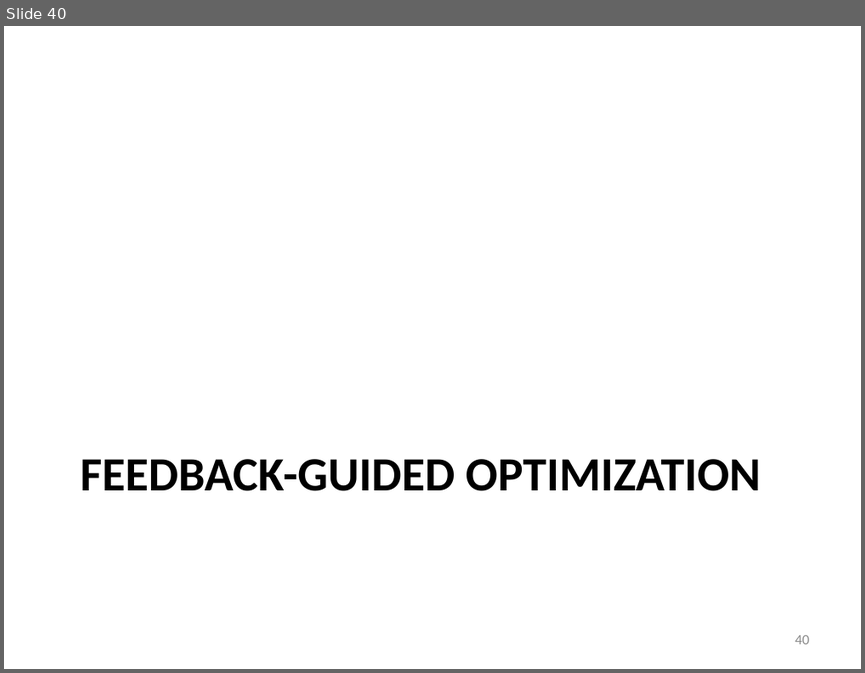
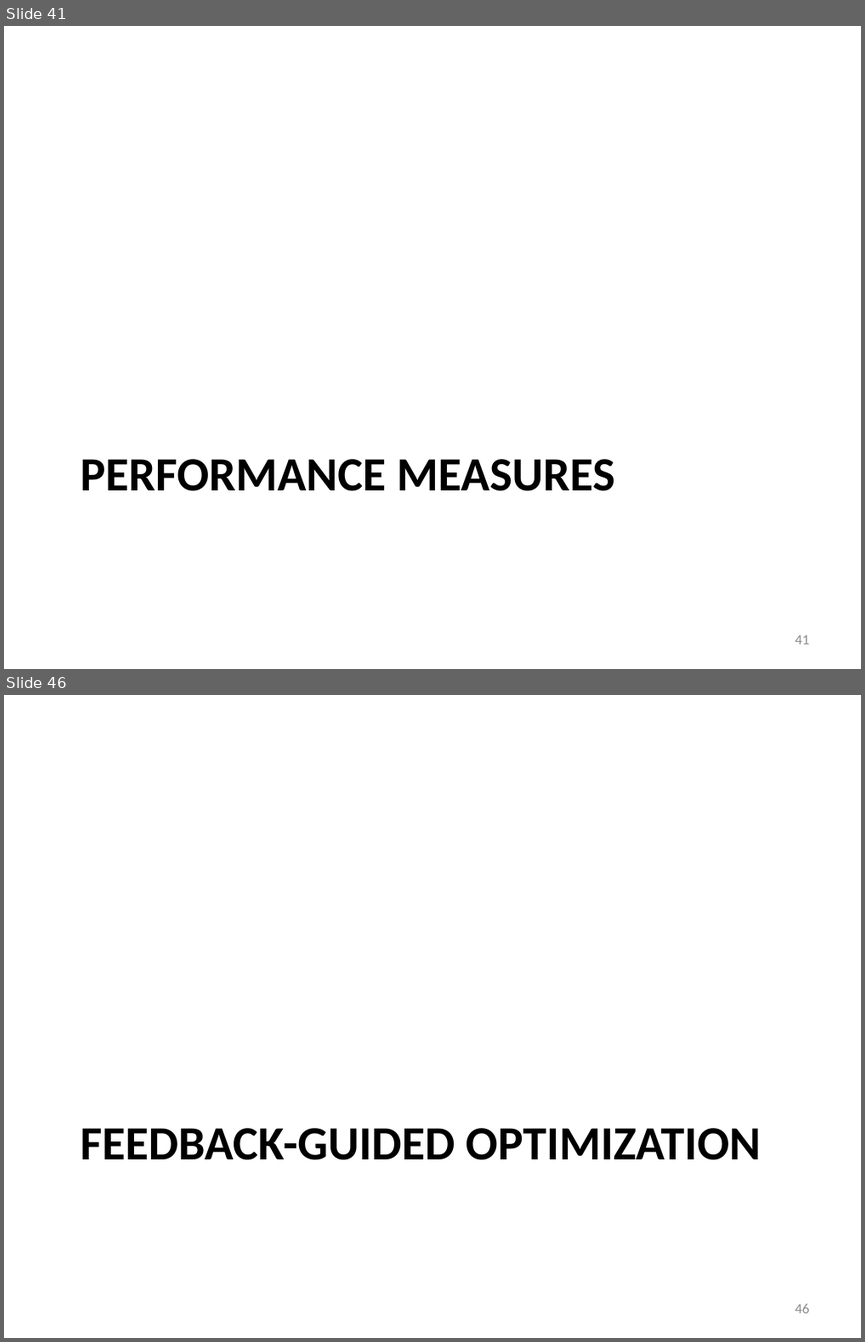
Before and after one commit to gjbex/training-material, a slide deck: Optimization/hpc_efficiency.pptx. Shown one above the other, each under a label of ours: slide 40 before the commit, slides 41 and 46 after it; the slides between them are not shown. The pictures are 865x673 and 865x1342 pixels, drawn with LibreOffice and Linux fonts; fonts in the diff are those of the drawing. Boxes give left, top, right and bottom in pixels: in the first picture for what was removed or moved away, otherwise in the second. Text is boxed around its words. In the diff, an @@ line names an element or a change of style, - is before the commit and + after.

```diff
--- a/Optimization/hpc_efficiency.pptx
+++ b/Optimization/hpc_efficiency.pptx
@@ slide 41 added at <box>4,26,861,669</box>, background #FFFFFF @@
@@ title added at <box>80,459,615,491</box>, 40 pt, text #000000, bold @@
+PERFORMANCE MEASURES
@@ page number added at <box>794,635,809,644</box>, 12 pt, text #8C8C8C @@
+41
@@ what was slide 40 is now slide 46 @@
@@ page number at <box>794,1304,809,1313</box>: text changed @@
-40
+46
```
Also in this commit, not shown: 5 slides changed, 5 other slides added.
